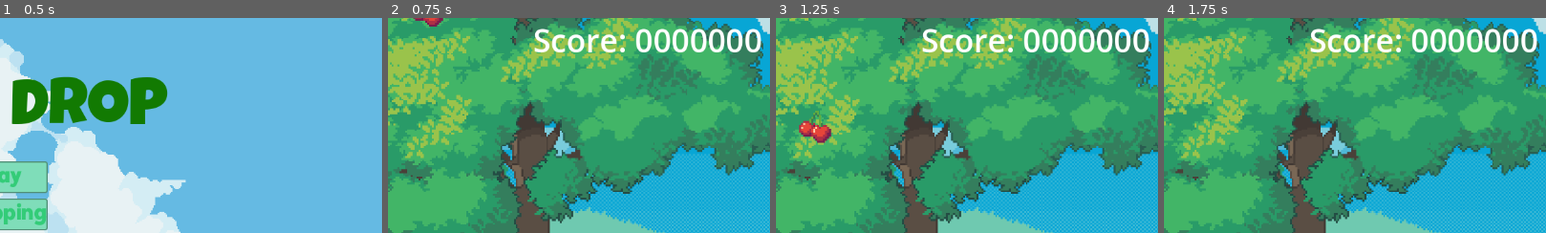
Above: before the commit, frames 1-4 (left to right).
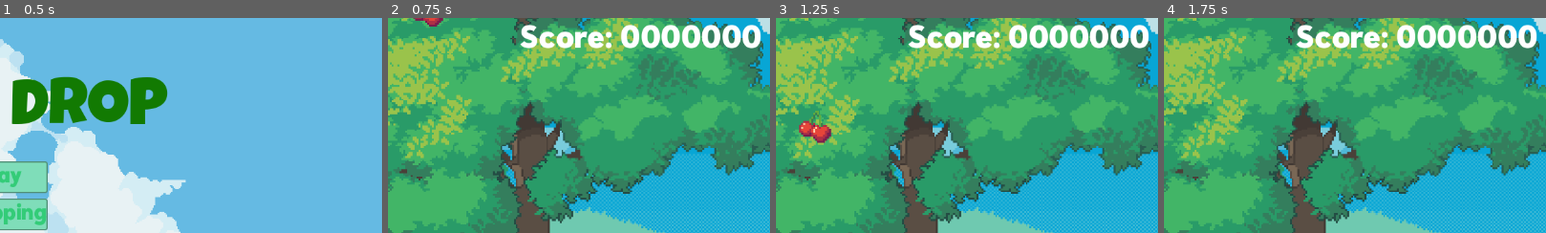
Above: after the commit, the same moments.

Repository: guilhermeSciascio00/FruitDrop
Game: Godot game, scene res://Scenes/main_menu.tscn
Same seed, same stepped clock (60 frames per second), same inputs: the game is played once before the commit and once after it.
Inputs (mouse positions are % of the whole screen's width and height, from its top left):
- Up to frame 1 (0.5 s): no input
- Up to frame 2 (0.75 s): click "Play" at 0.5 s
- Up to frame 3 (1.25 s): no input
- Up to frame 4 (1.75 s): move the mouse to (72, 45) at 1.27 s; hold D (MoveRight) from 1.28 s (still down)
The pictures show only the part of the screen within x 50-100%, y 0-50%; the shares and areas given below are measured in that part.

Frame 1 is identical in both runs. In frame 2, 4.8% of the frame differs, in the area x 34-98%, y 3-16%; in frame 3, 4.8%; in frame 4, 4.8%.

Commit message:
Font-Scaling

Diff:
--- a/fruit-drop/Scenes/game_scene.tscn
+++ b/fruit-drop/Scenes/game_scene.tscn
@@ -9,6 +9,7 @@
 [ext_resource type="Texture2D" uid="uid://yxlttkxowh54" path="res://Assets/Hearts/PNG/basic/border.png" id="3_5dgvu"]
 [ext_resource type="PackedScene" uid="uid://3co0fhih7al" path="res://Scenes/Item_cleaner.tscn" id="3_6h5vk"]
 [ext_resource type="Texture2D" uid="uid://dach7doks42md" path="res://Sprites/fruibowl.png" id="3_rgj8m"]
+[ext_resource type="FontFile" uid="uid://64ow3pqbghyf" path="res://Fonts/Figerona-VF.ttf" id="3_uscyt"]
 [ext_resource type="PackedScene" uid="uid://1xmxt0xu4edn" path="res://Scenes/in_game_menus.tscn" id="4_2fmhe"]
 
 [node name="GameScene" type="Node2D"]
@@ -40,6 +41,7 @@
 offset_left = -318.0
 offset_bottom = 67.0
 grow_horizontal = 0
+theme_override_fonts/normal_font = ExtResource("3_uscyt")
 theme_override_font_sizes/normal_font_size = 48
 text = "Score: 000000"
 fit_content = true
--- a/fruit-drop/Scenes/shop.tscn
+++ b/fruit-drop/Scenes/shop.tscn
@@ -199,12 +199,14 @@
 anchor_top = 0.61
 anchor_right = 0.5
 anchor_bottom = 0.61
-offset_left = -65.0
-offset_top = -0.27999878
-offset_right = 62.0
-offset_bottom = 39.72
-grow_horizontal = 2
-grow_vertical = 2
+offset_left = -129.0
+offset_top = 24.720001
+offset_right = 126.0
+offset_bottom = 64.72
+grow_horizontal = 2
+grow_vertical = 2
+theme_override_fonts/normal_font = ExtResource("5_ymrm4")
+theme_override_font_sizes/normal_font_size = 32
 text = "Placeholder text"
 fit_content = true
 autowrap_mode = 0
Not shown: 1 places in fruit-drop/Scenes/game_scene.tscn that only renumber resources
